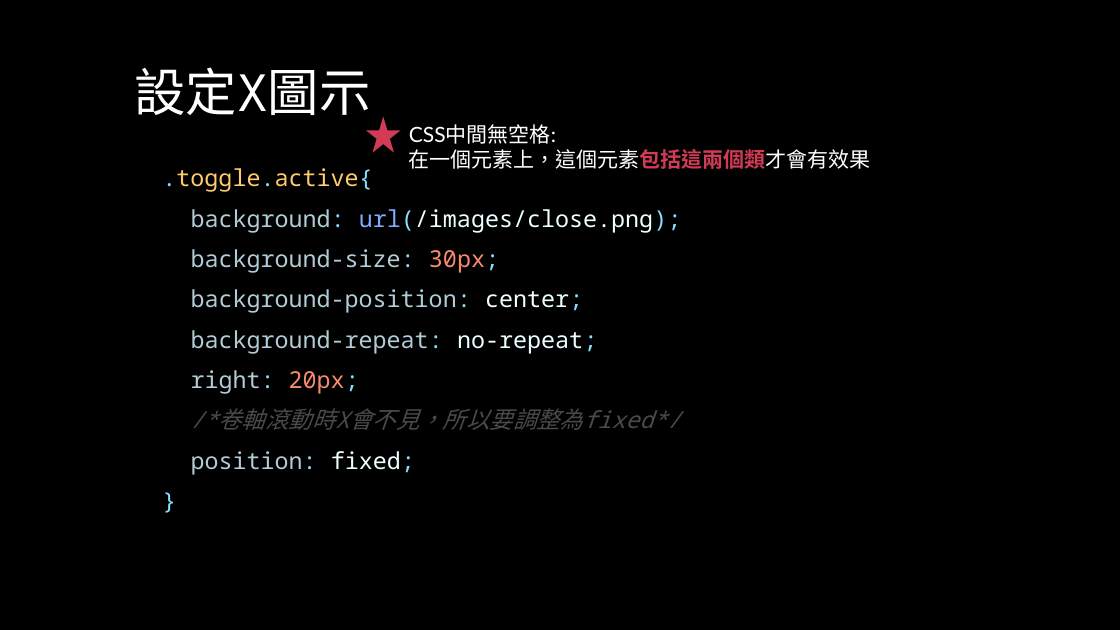
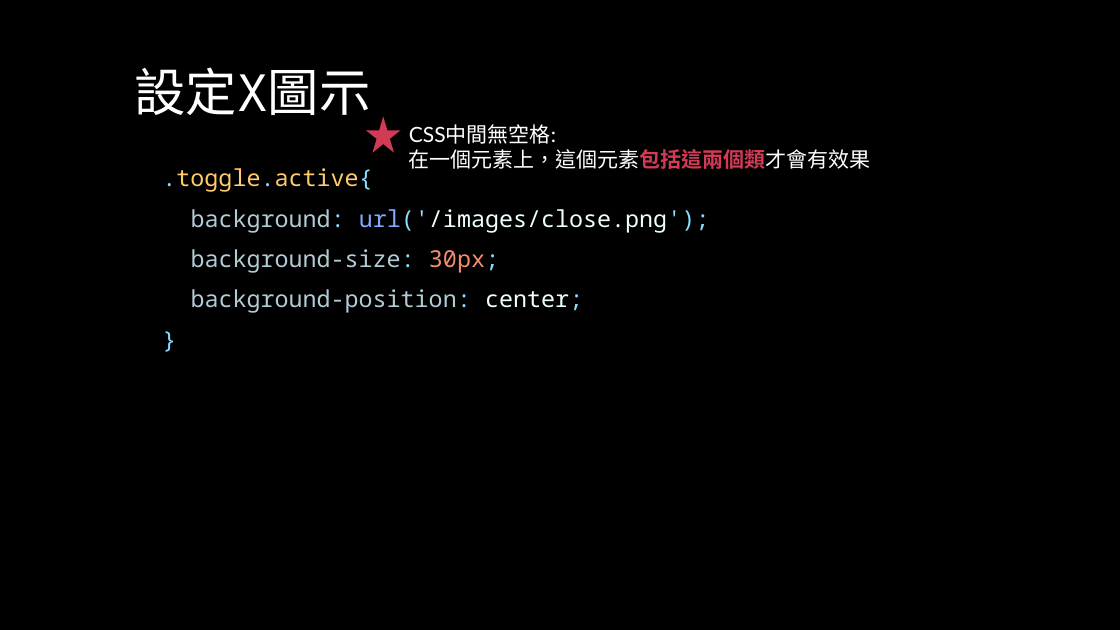
Before and after one commit to Alicexdcw/FrontEndTutorial, a slide deck: slide 19 of HTML & CSS & Javascript - RWD.pptx. Drawn at 1120x630 pixels with LibreOffice and Linux fonts; fonts in the diff are those of the drawing. Boxes give left, top, right and bottom in pixels: in the first picture for what was removed or moved away, otherwise in the second. Text is boxed around its words. In the diff, an @@ line names an element or a change of style, - is before the commit and + after.

```diff
--- a/HTML & CSS & Javascript - RWD.pptx
+++ b/HTML & CSS & Javascript - RWD.pptx
@@ text at box(191, 209, 710, 233): text changed @@
-background: url(/images/close.png);
+background: url('/images/close.png');
@@ text at box(191, 330, 682, 475): paragraphs removed @@
-background-repeat: no-repeat;
-right: 20px;
-/*卷軸滾動時X會不見，所以要調整為fixed*/
-position: fixed;
```
Also in this commit, not shown: 8 other slides changed, 2 other files.
